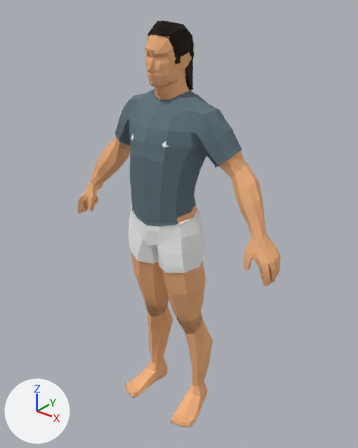
An edit to the FBX model Assets/Rigs/HumanRig.fbx, drawn before and after from the same camera.
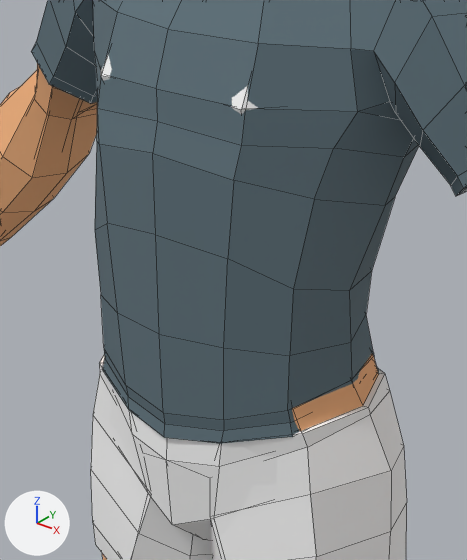
The first picture shows the older version from a 50 mm camera at (1.35, -1.606, 2.086) aimed at (0.016, 0.063, 1.052). The close-ups show both versions on the part from 30% to 61% of the width and 27% to 57% of the height of that picture. Arrows for +X, +Y and +Z are at lower left; the lights stay in place. The close-ups show mesh edges as thin lines.

In view in the first close-up: 'FemBase', 'MascBase', 'MascTShirt'.
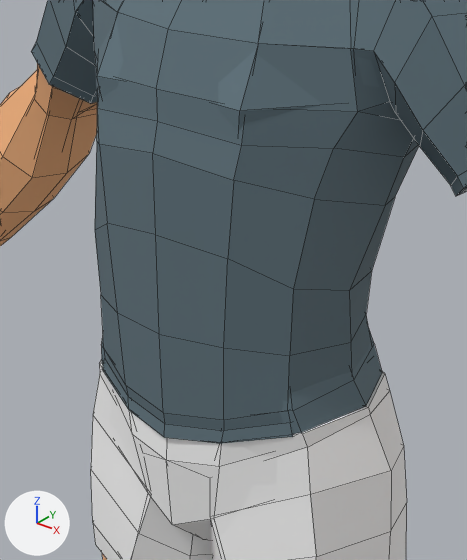
Where the newer file only moved an object's origin or applied its transform, the numbers keep the older frame.

Changed parts and their boxes (x1, y1, x2, y2) in the close-ups (467 x 560 px):
'FemTShirt', added (blue): after (97, 20, 382, 433)

What changed in the scene script:
```text
Add me_mascbase_015:
    me_mascbase_015.from_pydata(...)  # 230 vertices, 216 faces; spans x -0.29..0.29, y -0.146..0.144, z 1.124..1.682
    me_mascbase_015.materials.append(mat_material)  # picture img_palletebig_png
Add ob_femtshirt:
    ob_femtshirt = bpy.data.objects.new('FemTShirt', me_mascbase_015)
    ob_femtshirt.location = (0.0, 0.0, 0.0)
```
